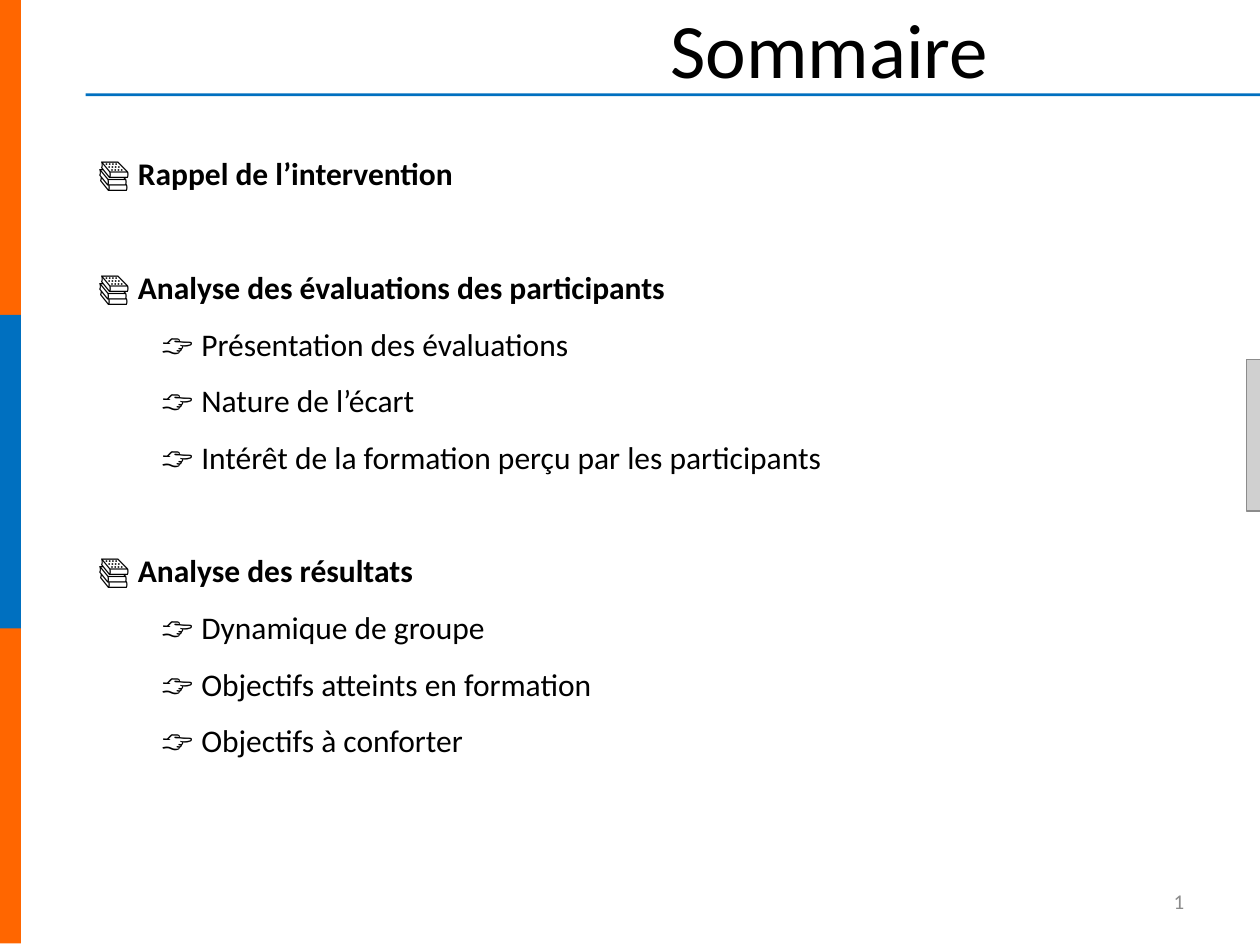
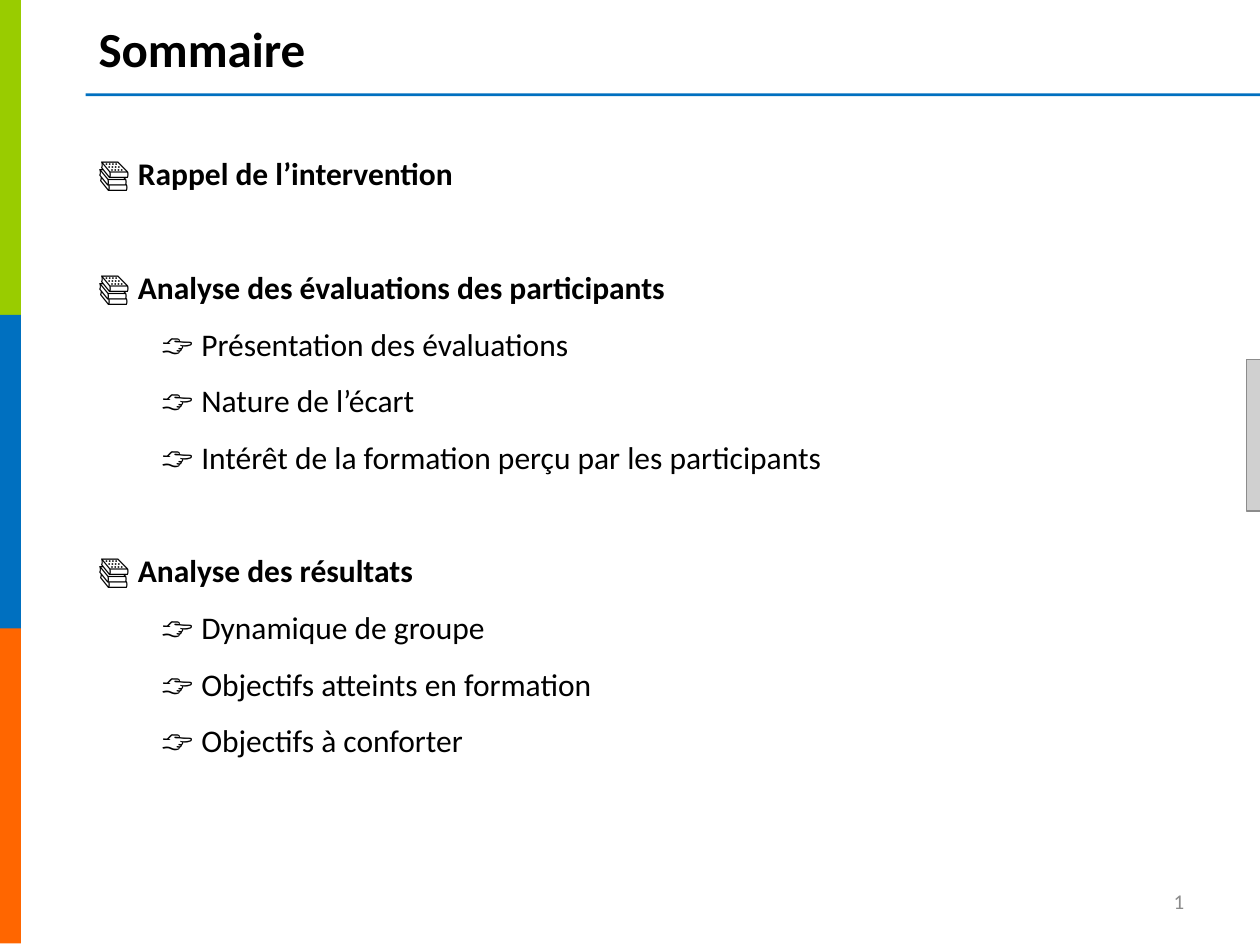
Before and after one commit to studio-catapulte/nefia-client-services, a slide deck: slide 1 of templates/intro-block.pptx. Drawn at 1260x945 pixels with LibreOffice and Linux fonts; fonts in the diff are those of the drawing; grey boxes stand for pictures; background and template pictures are left out. Boxes give left, top, right and bottom in pixels: in the first picture for what was removed or moved away, otherwise in the second. Text is boxed around its words. In the diff, an @@ line names an element or a change of style, - is before the commit and + after.

```diff
--- a/templates/intro-block.pptx
+++ b/templates/intro-block.pptx
@@ rectangle at <box>0,0,21,315</box>: fill #FF6600 to #99CC00 @@
@@ title "Sommaire" at <box>99,32,306,68</box>: size 44 to 28 pt, bold on; alignment centre to left @@
```
Also in this commit, not shown: 3 other files.
